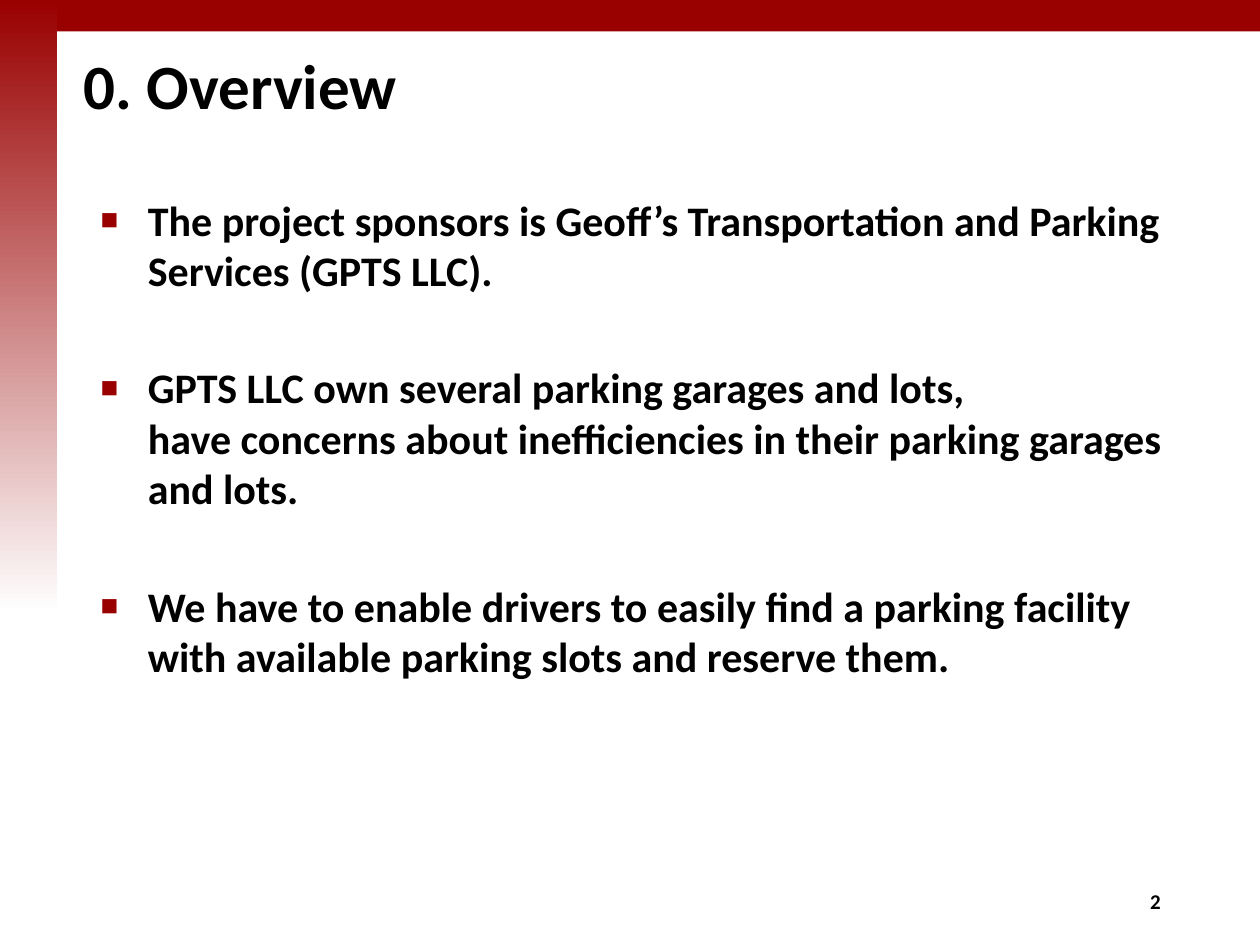
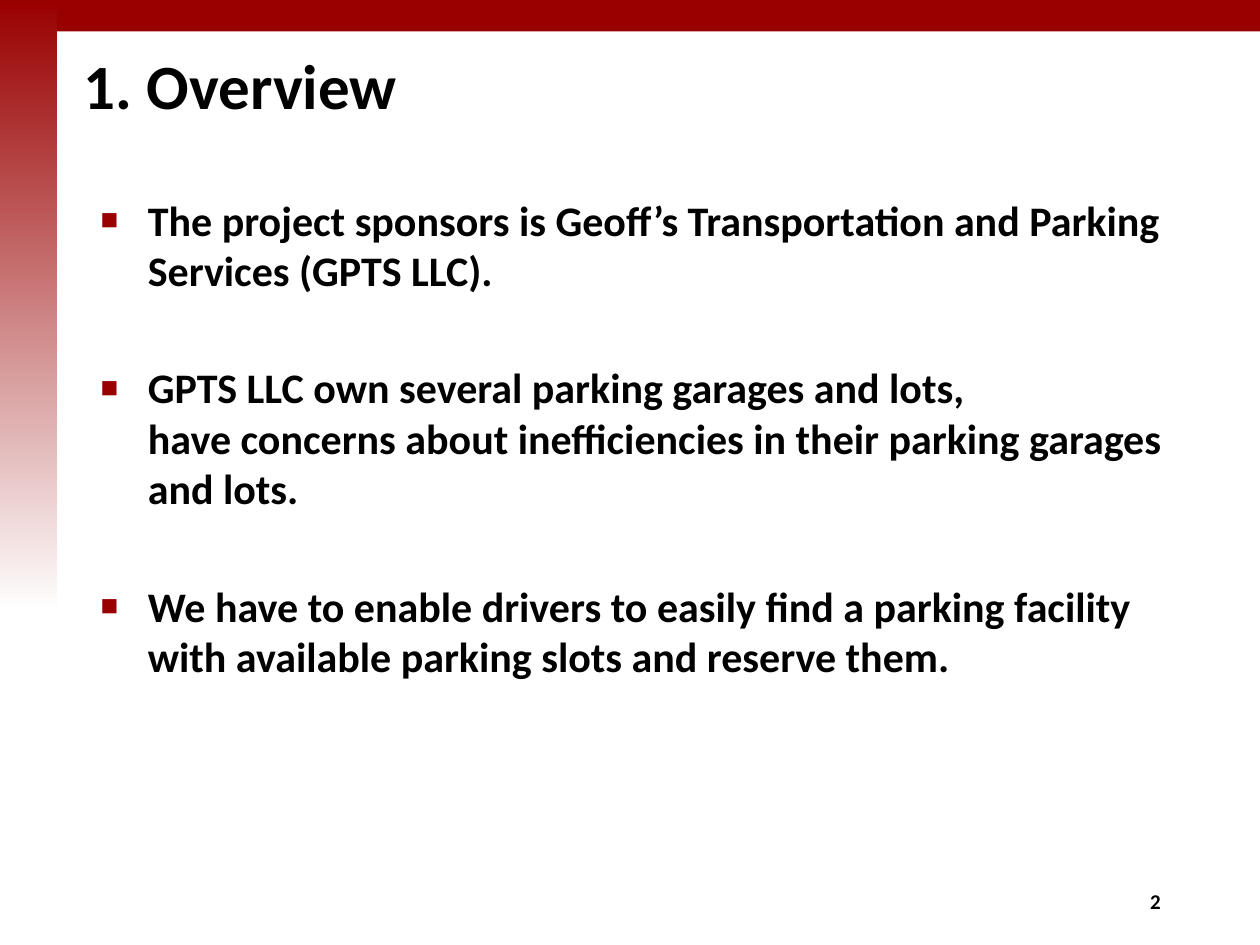
Before and after one commit to iluvjinhee/SureParkSystem, a slide deck: slide 3 of DesignDocument/(5Team_Presentation_002) Final presentation.pptx. Drawn at 1260x945 pixels with LibreOffice and Linux fonts; fonts in the diff are those of the drawing; background and template pictures are left out. Boxes give left, top, right and bottom in pixels: in the first picture for what was removed or moved away, otherwise in the second. Text is boxed around its words. In the diff, an @@ line names an element or a change of style, - is before the commit and + after.

```diff
--- a/DesignDocument/(5Team_Presentation_002) Final presentation.pptx
+++ b/DesignDocument/(5Team_Presentation_002) Final presentation.pptx
@@ title at (x1=84, y1=64, x2=397, y2=110): text changed @@
-0. Overview
+1. Overview
```
Also in this commit, not shown: 6 other slides changed, 2 slides added, 7 slides removed, 3 other files.
